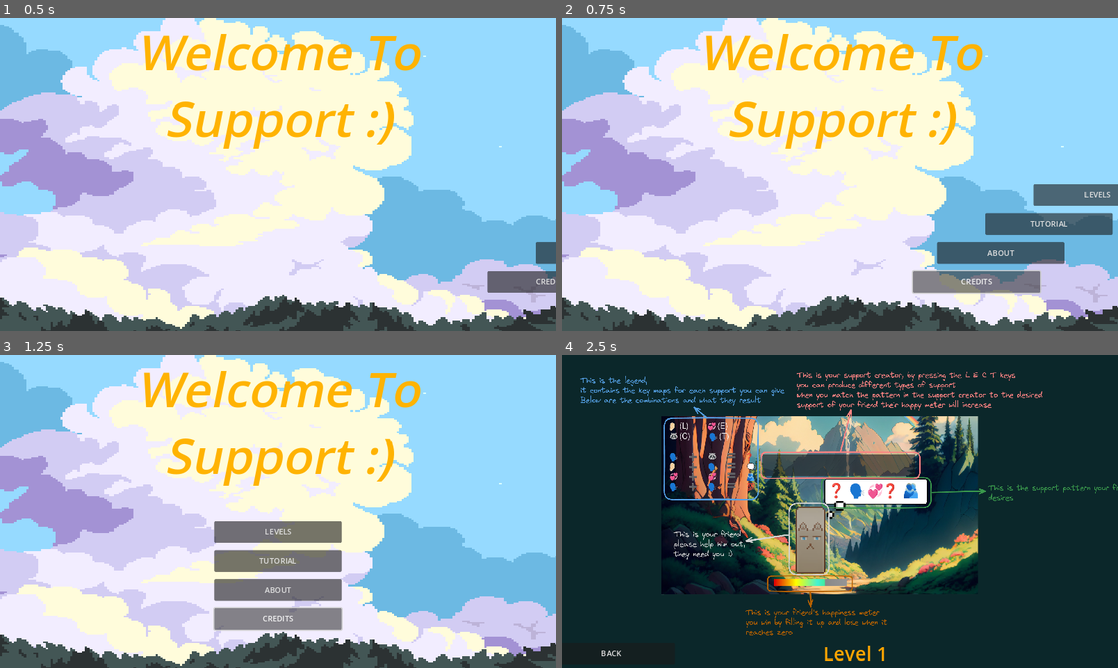
Above: before the commit, frames 1-4 (two rows, left to right).
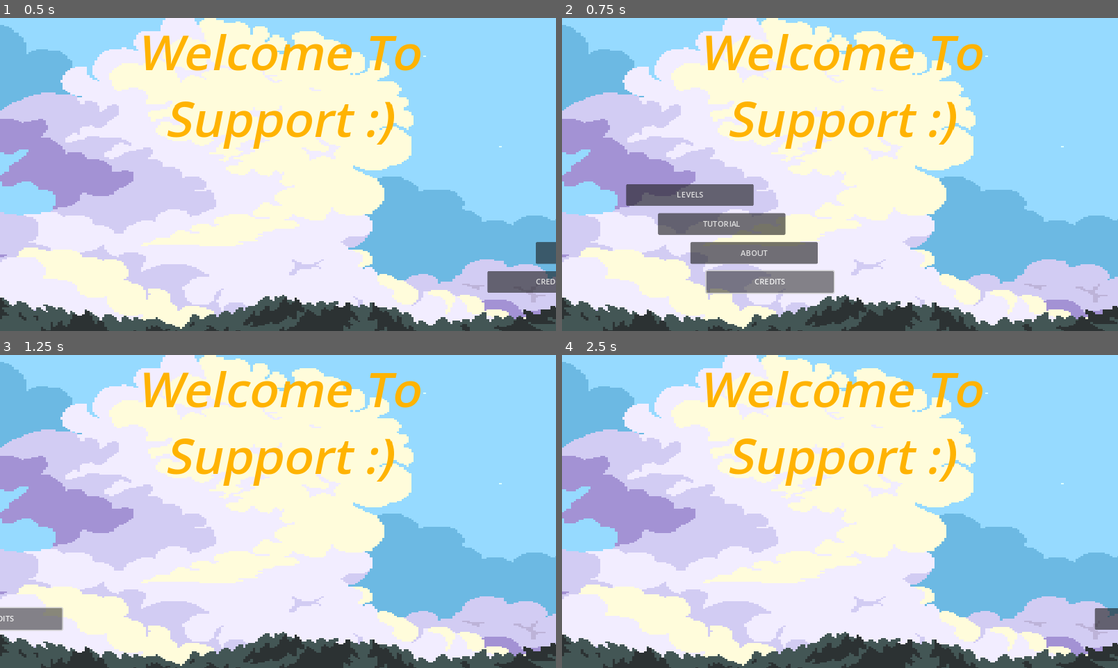
Above: after the commit, the same moments.

Repository: EngoDev/Support
Game: Godot game, scene res://scenes/menu.tscn
Same seed, same stepped clock (60 frames per second), same inputs: the game is played once before the commit and once after it.
Inputs (mouse positions are in pixels of both pictures, inside the frame that each line leads up to):
- Up to frame 1 (0.5 s): no input
- Up to frame 2 (0.75 s): click "CREDITS" at 0.5 s
- Up to frame 3 (1.25 s): no input
- Up to frame 4 (2.5 s): click (840, 561) at 1.25 s, where only the run before the commit has a clickable "TUTORIAL"; click (639, 649) at 2 s, where only the run after the commit has a clickable "BACK"

Frame 1 is identical in both runs. In frame 2, 13% of the frame differs, in the area x 11-100%, y 53-89%; in frame 3, 7.5%; in frame 4, 99%, in the area x 0-100%, y 0-100%.

Commit message:
Small changes

Diff:
--- a/scenes/about.tscn
+++ b/scenes/about.tscn
@@ -1,15 +1,19 @@
 [gd_scene load_steps=2 format=3 uid="uid://bj024b4weoka3"]
 
-[ext_resource type="Script" path="res://scripts/about.gd" id="1_v7ea7"]
+[ext_resource type="Script" path="res://scripts/go_back.gd" id="2_u23gw"]
 
 [node name="About" type="Control"]
 layout_mode = 3
 anchors_preset = 15
 anchor_right = 1.0
 anchor_bottom = 1.0
+offset_left = -578.0
+offset_top = -325.0
+offset_right = -578.0
+offset_bottom = -325.0
 grow_horizontal = 2
 grow_vertical = 2
-script = ExtResource("1_v7ea7")
+script = ExtResource("2_u23gw")
 
 [node name="ColorRect" type="ColorRect" parent="."]
 offset_left = -1790.0
@@ -24,14 +28,6 @@
 offset_bottom = 60.0
 bbcode_enabled = true
 text = "[center][color=4fa9b3][font_size=40]About"
-
-[node name="author" type="RichTextLabel" parent="."]
-visible = false
-offset_left = 110.0
-offset_right = 261.0
-offset_bottom = 56.0
-bbcode_enabled = true
-text = "[center][color=4fa9d3][font_size=40]Author"
 
 [node name="text" type="RichTextLabel" parent="."]
 layout_mode = 0
@@ -49,7 +45,7 @@
 
 If you have any feedback on my game it's very appreciated, you can either post a comment on [url=https://engodev.itch.io/support]itch.io[/url] or send me a message on twitter [url=https://twitter.com/EngoDev]@EngoDev[/url]
 
-Source code can be found here: [url]https://github.com/EngoDev/Support
+Source code can be found here: [url]https://github.com/EngoDev/Support[/url]
 
 And once again, thank you for playing my game, it truly means a lot to me [color=red]❤️[/color]"
 fit_content = true
@@ -57,10 +53,10 @@
 
 [node name="back_button" type="Button" parent="."]
 layout_mode = 0
-offset_left = 7.0
-offset_top = 585.0
-offset_right = 195.0
-offset_bottom = 630.0
+offset_left = 5.0
+offset_top = 593.0
+offset_right = 177.0
+offset_bottom = 638.0
 text = "BACK"
 
 [connection signal="pressed" from="back_button" to="." method="_on_back_button_pressed"]
--- /dev/null
+++ b/scenes/credits.tscn
@@ -0,0 +1,61 @@
+[gd_scene load_steps=2 format=3 uid="uid://dxwyjlv21onei"]
+
+[ext_resource type="Script" path="res://scripts/go_back.gd" id="1_2wywq"]
+
+[node name="Credits" type="Control"]
+layout_mode = 3
+anchors_preset = 15
+anchor_right = 1.0
+anchor_bottom = 1.0
+offset_left = -572.0
+offset_top = -321.0
+offset_right = -572.0
+offset_bottom = -321.0
+grow_horizontal = 2
+grow_vertical = 2
+script = ExtResource("1_2wywq")
+
+[node name="ColorRect" type="ColorRect" parent="."]
+layout_mode = 0
+offset_left = -1790.0
+offset_top = -811.0
+offset_right = 2996.0
+offset_bottom = 1617.0
+color = Color(0.0431373, 0.152941, 0.164706, 1)
+
+[node name="title" type="RichTextLabel" parent="."]
+layout_mode = 0
+offset_left = 508.0
+offset_right = 653.0
+offset_bottom = 60.0
+bbcode_enabled = true
+text = "[center][color=4fa9b3][font_size=40]Credits"
+
+[node name="text" type="RichTextLabel" parent="."]
+layout_mode = 0
+offset_left = 15.0
+offset_top = 89.0
+offset_right = 1139.0
+offset_bottom = 648.0
+bbcode_enabled = true
+text = "[center][font_size=30][color=gold]Graphics:[/color]
+[color=green]Menu background:[/color] [url]https://s4m-ur4i.itch.io/pixelart-clouds-background[/url]
+[color=green]Game background:[/color] [url]https://lornn.itch.io/backgrounds-mountains-and-snow[/url]
+[color=yellow]Bunny emotes:[/color] [url]https://mewki.itch.io/bunny-emotes[/url]
+
+[color=red]Guides:[/color]
+[color=purple]Great Godot tutorial by JackieCodes:[/color] [url]https://www.youtube.com/watch?v=zykycPXopm4&list=PLflAYKtRJ7dx2wWsZniVvogu_1YgO6fjN&index=1[/url]
+
+[color=cyan]Pretty good documentation:[/color]  [url]https://docs.godotengine.org/en/stable/index.html[/url]"
+fit_content = true
+scroll_active = false
+
+[node name="back_button" type="Button" parent="."]
+layout_mode = 0
+offset_left = 20.0
+offset_top = 586.0
+offset_right = 284.0
+offset_bottom = 631.0
+text = "BACK"
+
+[connection signal="pressed" from="back_button" to="." method="_on_back_button_pressed"]
--- a/scenes/level_1.tscn
+++ b/scenes/level_1.tscn
@@ -58,9 +58,9 @@
 position = Vector2(579, 452)
 scale = Vector2(0.8, 0.8)
 max_sequence = 5
-happiness = 70
+happiness = 20
 remove_happiness_interval = 10
-remove_happiness_amount = 4
+increase_happiness_amount = 5
 allow_complex_support = true
 
 [node name="start_text" type="RichTextLabel" parent="."]
@@ -73,4 +73,11 @@
 text = "[center][color=#FF5733][bgcolor=708090][font_size=60][pulse]PRESS SPACE TO START"
 script = ExtResource("6_nhg2i")
 
+[node name="time_text" type="RichTextLabel" parent="."]
+offset_left = 27.0
+offset_top = 429.0
+offset_right = 363.0
+offset_bottom = 578.0
+bbcode_enabled = true
+
 [connection signal="modified_happiness" from="Friend" to="." method="_on_friend_modified_happiness"]
--- a/scenes/tutorial.tscn
+++ b/scenes/tutorial.tscn
@@ -1,6 +1,6 @@
 [gd_scene load_steps=3 format=3 uid="uid://bl1oq7k6ifj41"]
 
-[ext_resource type="Script" path="res://scripts/tutorial.gd" id="1_k0ymp"]
+[ext_resource type="Script" path="res://scripts/go_back.gd" id="1_cppvv"]
 [ext_resource type="Texture2D" uid="uid://bnjw71jvew1a" path="res://assets/textures/tutorial_new.png" id="1_vweyu"]
 
 [node name="Tutorial" type="Control"]
@@ -14,7 +14,7 @@
 offset_bottom = -302.0
 grow_horizontal = 2
 grow_vertical = 2
-script = ExtResource("1_k0ymp")
+script = ExtResource("1_cppvv")
 
 [node name="ColorRect" type="ColorRect" parent="."]
 layout_mode = 0
@@ -31,9 +31,9 @@
 
 [node name="title" type="RichTextLabel" parent="."]
 layout_mode = 0
-offset_left = 500.0
+offset_left = 438.0
 offset_top = 568.0
-offset_right = 645.0
+offset_right = 583.0
 offset_bottom = 628.0
 bbcode_enabled = true
 text = "[center][color=orange][font_size=40]Level 1"
--- a/scripts/game.gd
+++ b/scripts/game.gd
@@ -4,7 +4,10 @@
 @onready var friend = $Friend
 @onready var support_creator = $"Support Creator"
 @onready var legend = $Legend
+@onready var time_text = $time_text
 
+var time_elapsed = 0.0
+var is_stopped = false
 
 # Called when the node enters the scene tree for the first time.
 func _ready():
@@ -13,7 +16,9 @@
 
 # Called every frame. 'delta' is the elapsed time since the previous frame.
 func _process(delta):
-	pass
+	if not is_stopped:
+		time_elapsed += delta
+		time_text.text = "[center][font_size=100]" + str(time_elapsed).pad_decimals(2)
 
 func spawn_success_screen():
 	var finished_game = preload("res://scenes/finished_game.tscn").instantiate()
@@ -27,6 +32,7 @@
 
 func _on_friend_modified_happiness(happiness):
 	if happiness == friend.max_happiness or happiness == 0:
+		is_stopped = true
 		friend.clear_friend()
 		support_creator.queue_free()
 		legend.queue_free()
--- a/scripts/menu.gd
+++ b/scripts/menu.gd
@@ -25,11 +25,13 @@
 
 
 func _on_about_button_pressed():
-	pass # Replace with function body.
+	chosen_menu = preload("res://scenes/about.tscn")
+	animation_player.play("leave")
 
 
 func _on_credits_button_pressed():
-	pass # Replace with function body.
+	chosen_menu = preload("res://scenes/credits.tscn")
+	animation_player.play("leave")
 
 
 func _on_animation_player_animation_finished(anim_name):
Renamed: scripts/about.gd -> scripts/go_back.gd
